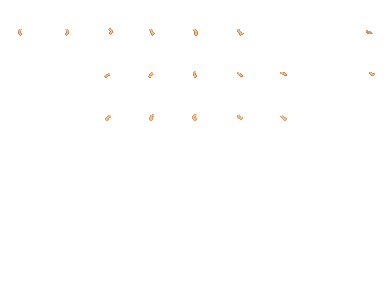
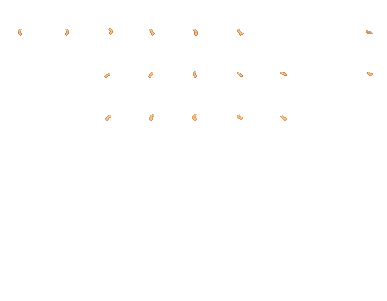
Layer changes from the first w=387, h=301 image to the second:
painted on "eye" over [367, 72, 375, 76]
